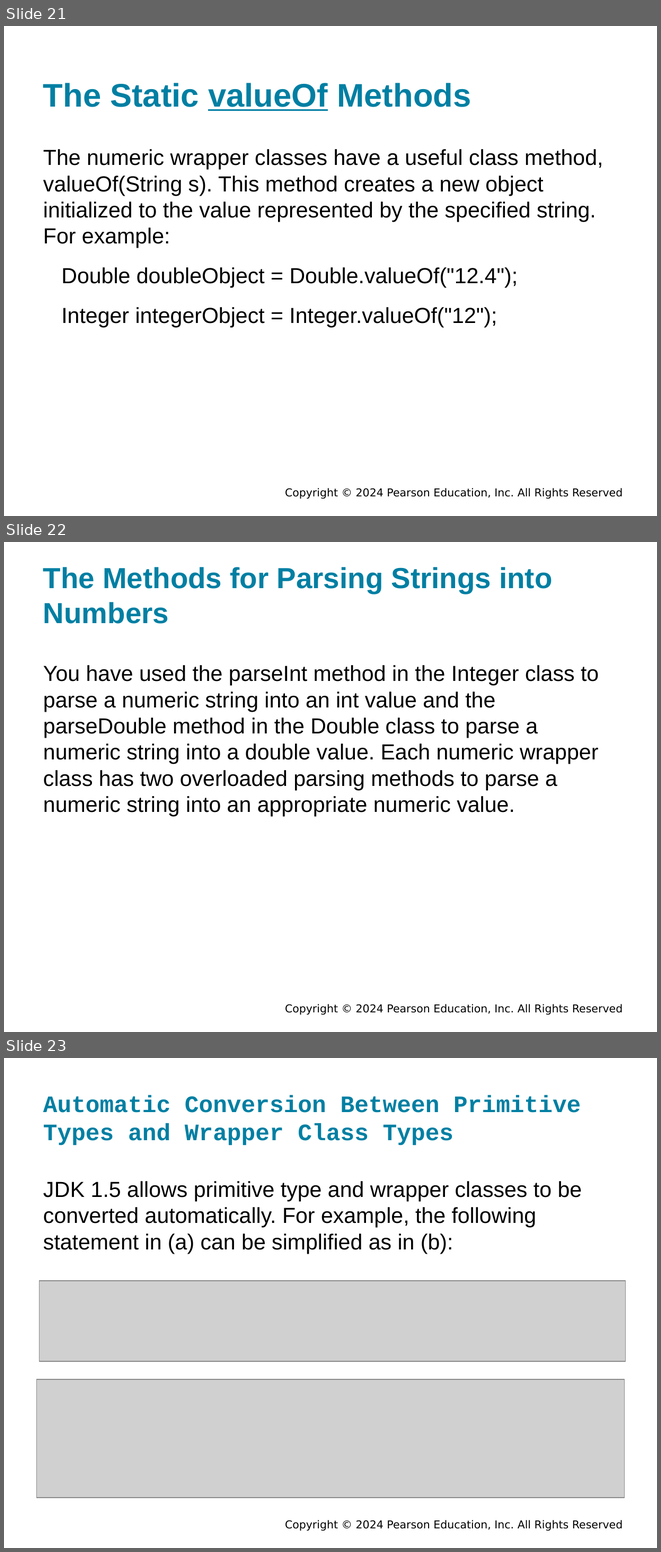
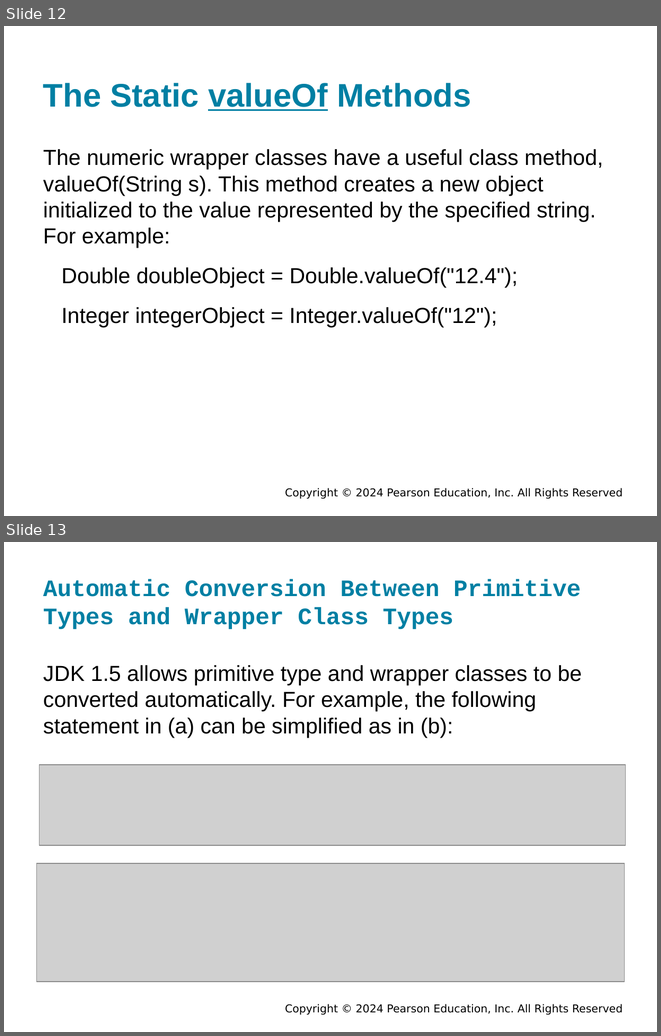
Before and after one commit to bzartoshty/bzartoshty.github.io, a slide deck: COMP110/Lectures/Chapter10/Chapter10.pptx. Shown one above the other, each under a label of ours: slides 21, 22 and 23 before the commit, slides 12 and 13 after it. The pictures are 661x1552 and 661x1036 pixels, drawn with LibreOffice and Linux fonts; fonts in the diff are those of the drawing; grey boxes stand for pictures; background and template pictures are left out. Boxes give left, top, right and bottom in pixels: in the first picture for what was removed or moved away, otherwise in the second. Text is boxed around its words. In the diff, an @@ line names an element or a change of style, - is before the commit and + after.

```diff
--- a/COMP110/Lectures/Chapter10/Chapter10.pptx
+++ b/COMP110/Lectures/Chapter10/Chapter10.pptx
@@ slide 22 removed at (4,542,657,1032), background #FFFFFF; not listed: 1 template element that a slide beside it also shows @@
@@ title removed at (43,567,552,624) @@
-The Methods for Parsing Strings into Numbers
@@ text removed at (43,665,599,816) @@
-You have used the parseInt method in the Integer class to parse a numeric string into an int value and the parseDouble method in the Double class to parse a numeric string into a double value. Each numeric wrapper class has two overloaded parsing methods to parse a numeric string into an appropriate numeric value.
@@ what was slide 21 is now slide 12 @@
@@ what was slide 23 is now slide 13 @@
```
Also in this commit, not shown: 3 slides changed, 3 slides added, 20 other slides removed, 1 other file.
